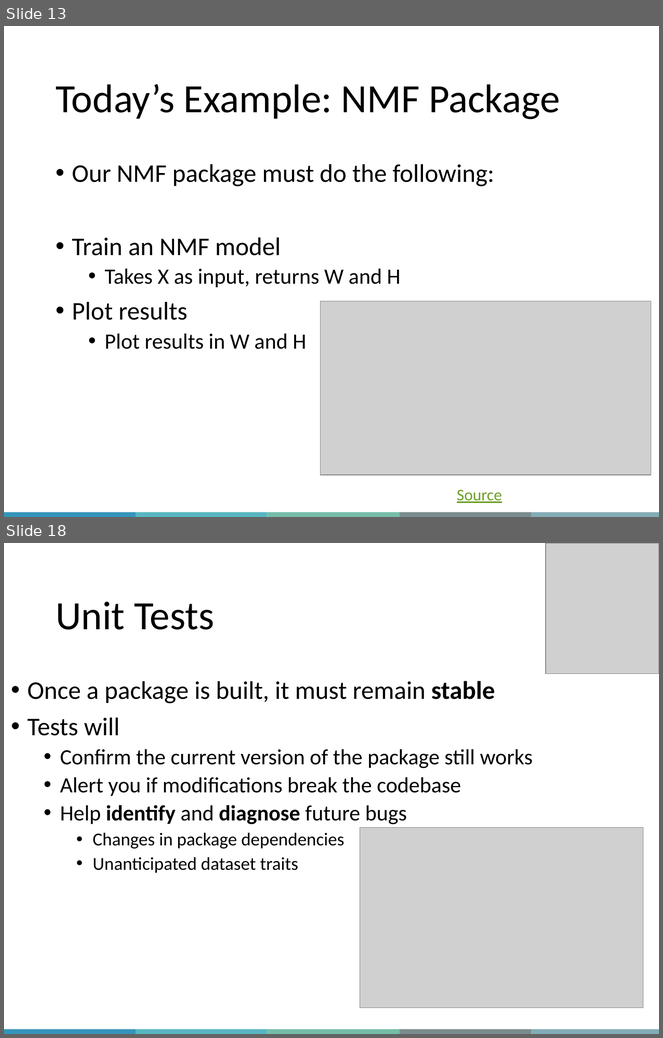
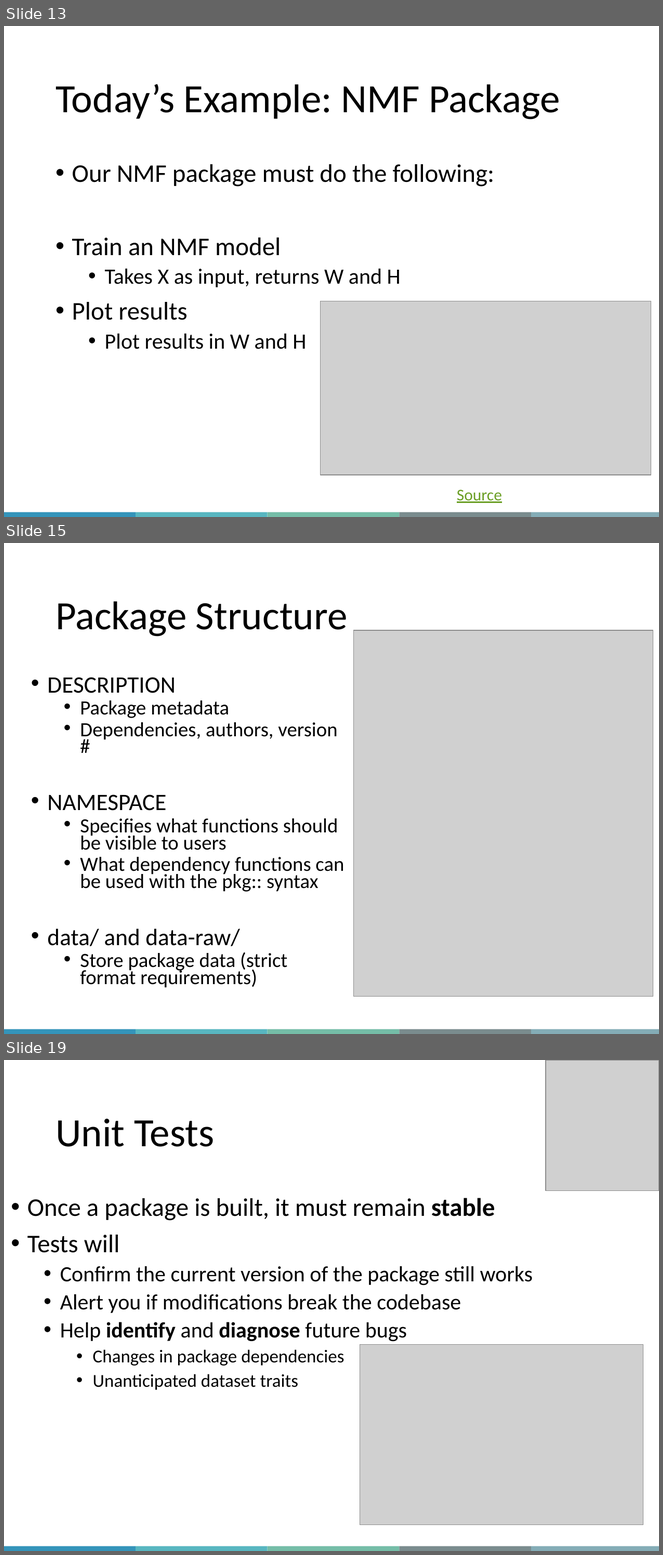
Before and after one commit to QLS-MiCM/RPackageDevelopment, a slide deck: Slides/RPackageDevelopment_Slides.pptx. Shown one above the other, each under a label of ours: slides 13 and 18 before the commit, slides 13, 15 and 19 after it; the slides between them are not shown. The pictures are 663x1038 and 663x1555 pixels, drawn with LibreOffice and Linux fonts; fonts in the diff are those of the drawing; grey boxes stand for pictures; background and template pictures are left out. Boxes give left, top, right and bottom in pixels: in the first picture for what was removed or moved away, otherwise in the second. Text is boxed around its words. In the diff, an @@ line names an element or a change of style, - is before the commit and + after.

```diff
--- a/Slides/RPackageDevelopment_Slides.pptx
+++ b/Slides/RPackageDevelopment_Slides.pptx
@@ slide 15 added at [4,543,659,1034], background #FFFFFF; not listed: 5 template elements that a slide beside it also shows @@
@@ title added at [55,601,348,637], 44 pt, text #000000 @@
+Package Structure
@@ picture added at [354,630,653,996] @@
@@ text added at [47,677,344,988], 22.2 pt, text #000000 @@
+• DESCRIPTION
+  • Package metadata
+  • Dependencies, authors, version #
+• NAMESPACE
+  • Specifies what functions should be visible to users
+  • What dependency functions can be used with the pkg:: syntax
+• data/ and data-raw/
+  • Store package data (strict format requirements)
@@ what was slide 18 is now slide 19 @@
```
Also in this commit, not shown: 7 slides changed, 8 other slides added, 7 slides removed.
